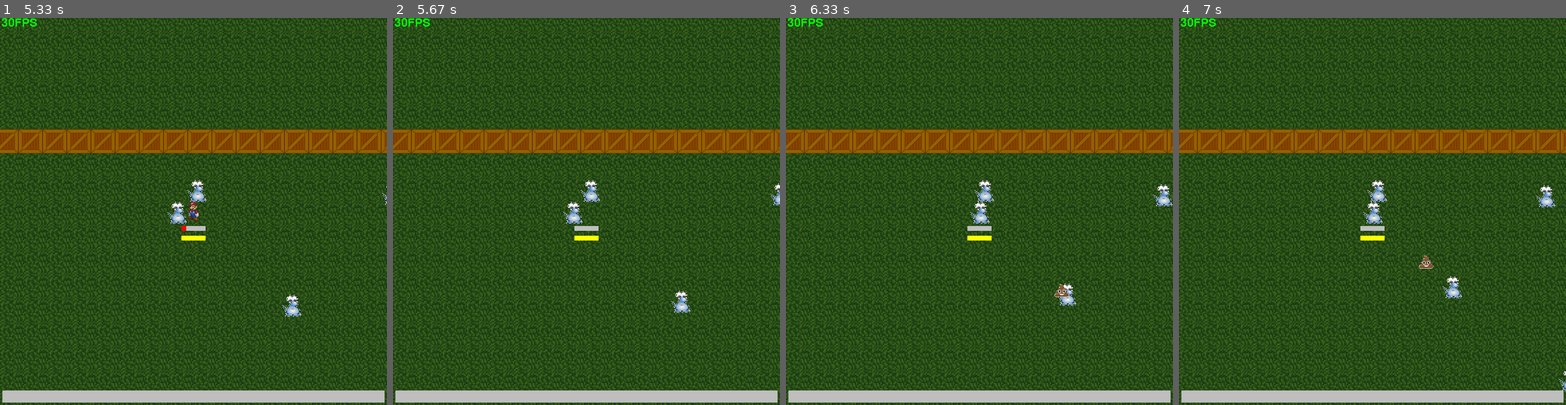
Above: before the commit, frames 1-4 (left to right).
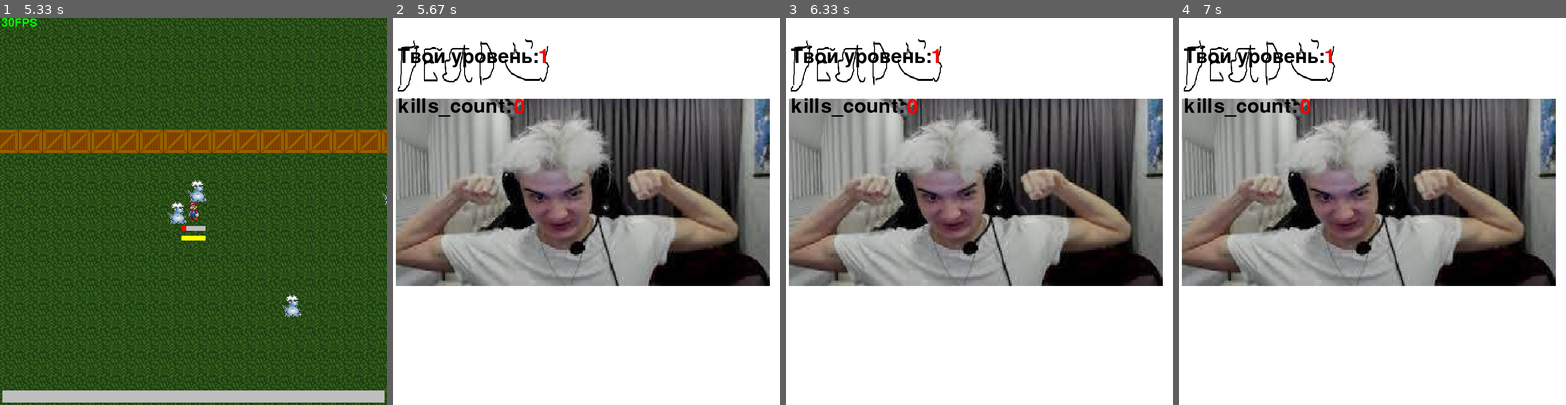
Above: after the commit, the same moments.

Repository: Dirasir/pygame_project
Game: pygame game, started from main.py
Same seed, same stepped clock (60 frames per second), same inputs: the game is played once before the commit and once after it.
Inputs (mouse positions are in pixels of both pictures, inside the frame that each line leads up to):
- Up to frame 1 (5.33 s): click (178, 323) at 0.38 s; click (174, 312) at 2.72 s
- Up to frame 2 (5.67 s): no input
- Up to frame 3 (6.33 s): no input
- Up to frame 4 (7 s): no input

Frame 1 is identical in both runs. In frame 2, 100% of the frame differs, in the area x 0-100%, y 0-100%; in frame 3, 100%; in frame 4, 100%.

Commit message:
интерфейс

Diff:
--- a/main.py
+++ b/main.py
@@ -477,8 +477,8 @@
             if event.type == pygame.KEYDOWN:
                 if list(pygame.key.get_pressed())[41] == True:
                     notmain.Interface(size, screen).start_screen()
-            if player.hp == 0:
-                notmain.Interface(size, screen).end_screen(player.level, kills_count)
+        if player.hp == 0:
+            notmain.Interface(size, screen).end_screen(player.level, kills_count)
         # перемещение героя
         spisok = list(pygame.key.get_pressed())
         spisok[511] = True
